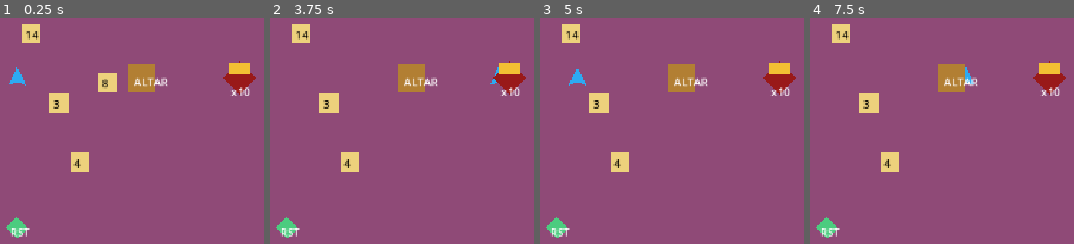
Above: before the commit, frames 1-4 (left to right).
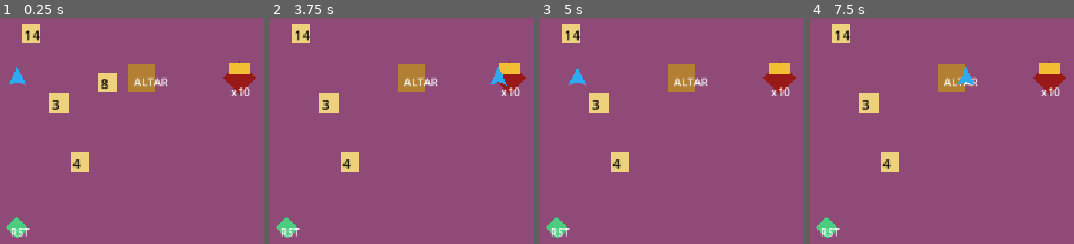
Above: after the commit, the same moments.

Repository: rinata-abdurakhimova/game-divers-slayy
Game: Godot game, scene res://scenes/world/Level_01_Water.tscn
Same seed, same stepped clock (60 frames per second), same inputs: the game is played once before the commit and once after it. This scene is started directly instead of the project's main scene.
Inputs:
- Up to frame 1 (0.25 s): no input
- Up to frame 2 (3.75 s): tap Enter at 0.5 s; hold Right (move_right) 0.53-1.28 s; hold Space (action) 0.53-1.28 s; hold Down (move_down) 1.28-2.03 s; tap Space (action) at 1.35, 2.85 s; hold Right (move_right) 2.03-2.78 s; hold Space (action) 2.03-2.78 s; hold Up (move_up) 2.78-3.53 s; tap R (restart) at 3.5 s; hold Left (move_left) from 3.53 s (still down); hold Space (action) from 3.53 s (still down)
- Up to frame 3 (5 s): keep holding Left (move_left); release Space (action) at 4.28 s; tap Space (action) at 4.35 s
- Up to frame 4 (7.5 s): release Left (move_left) at 5.03 s; hold Down (move_down) 5.03-5.78 s; hold Space (action) 5.03-5.78 s; hold Right (move_right) 5.78-6.53 s; tap Space (action) at 5.85, 7.35 s; hold Up (move_up) 6.53-7.28 s; hold Space (action) 6.53-7.28 s; hold Right (move_right) from 7.28 s (still down)

The runs differ from the first frame. In frame 1, 0.4% of the frame differs, in the area x 9-41%, y 5-67%; in frame 2, 0.4%, in the area x 9-90%, y 5-67%; in frame 3, 0.3%; in frame 4, 0.4%.

Commit message:
fix: update z_index for Player and Operand nodes, adjust Label position and font size

Diff:
--- a/scenes/actors/Player.tscn
+++ b/scenes/actors/Player.tscn
@@ -9,6 +9,7 @@
 radius = 18.0
 
 [node name="Player" type="CharacterBody2D"]
+z_index = 20
 collision_layer = 1
 collision_mask = 8
 script = ExtResource("1_player")
--- a/scenes/actors/numbers/Operand.tscn
+++ b/scenes/actors/numbers/Operand.tscn
@@ -6,6 +6,7 @@
 radius = 14.0
 
 [node name="Operand" type="Area2D"]
+z_index = 15
 collision_layer = 2
 collision_mask = 1
 script = ExtResource("1")
@@ -18,6 +19,7 @@
 polygon = PackedVector2Array(-14, -14, 14, -14, 14, 14, -14, 14)
 
 [node name="Label" type="Label" parent="."]
-position = Vector2(-8, -10)
+position = Vector2(-10, -12)
 theme_override_colors/font_color = Color(0, 0, 0, 1)
+theme_override_font_sizes/font_size = 20
 text = "0"
--- a/scripts/world/Level01Controller.gd
+++ b/scripts/world/Level01Controller.gd
@@ -41,7 +41,7 @@
 			if gs != null and gs.has_method(&"begin_tide_transition"):
 				gs.begin_tide_transition()
 			GameEvents.tide_started.emit()
-			await get_tree().create_timer(0.5).timeout
+			await get_tree().create_timer(GameRules.TIDE_TRANSITION_SECONDS).timeout
 			_swap_to_water_scene()
 
 
